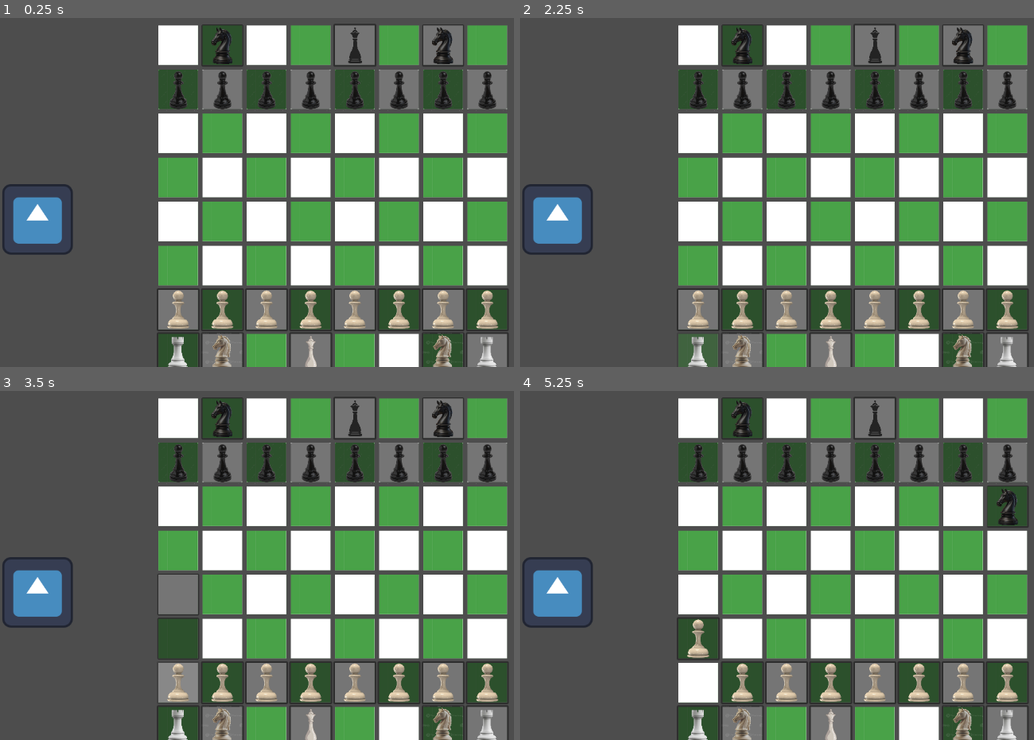
Above: before the commit, frames 1-4 (two rows, left to right).
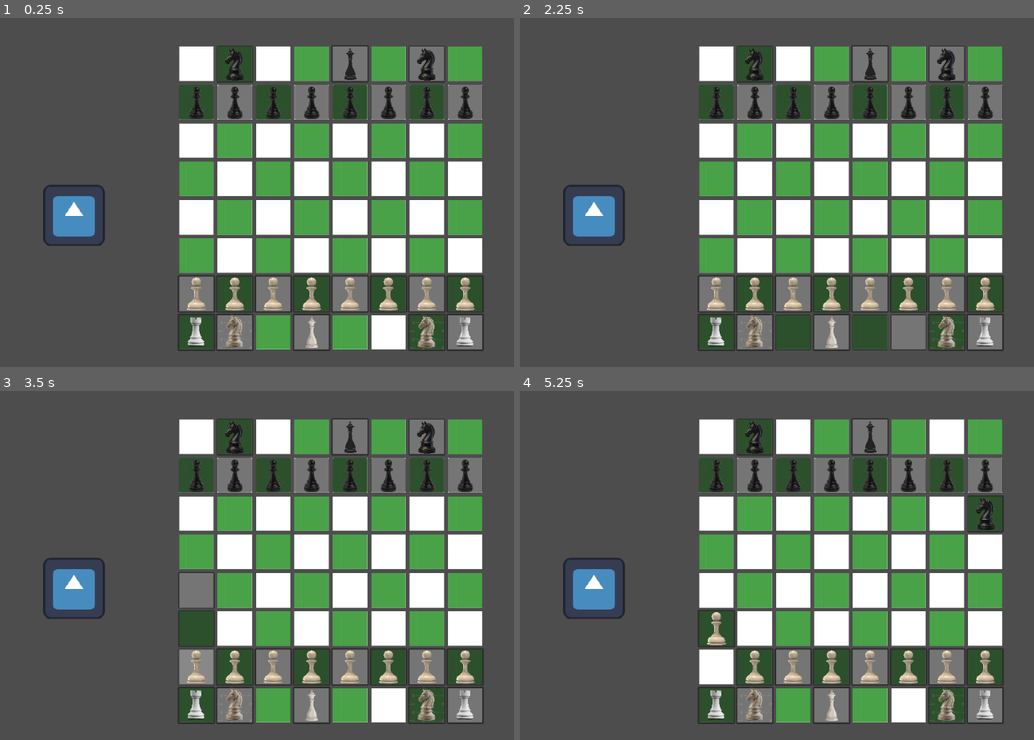
Above: after the commit, the same moments.

Repository: soligso-cpu/Chess-II-The-final-dlc-real-
Game: Godot game, scene res://Scenes/board.tscn
Two runs of this game, one before a commit and one after it. Both use one fixed random seed, a clock stepped at 60 frames per second and the inputs below. The engine's default icon, where the game draws it, is replaced by a stand-in: a white triangle on a blue panel in a dark square.
Inputs (mouse positions are in pixels of both pictures, inside the frame that each line leads up to; where the layout moved, square brackets give the same spot in the first picture):
- Up to frame 1 (0.25 s): no input
- Up to frame 2 (2.25 s): click (741, 353) at 0.52 s; click (833, 332) [828, 353] at 1.25 s; click (699, 353) at 2.02 s
- Up to frame 3 (3.5 s): click (179, 684) at 2.77 s
- Up to frame 4 (5.25 s): click (715, 628) [699, 638] at 3.5 s; click (962, 418) at 4.27 s; click (987, 513) [1008, 506] at 5 s

The runs differ from the first frame. In frame 1, 46% of the frame differs, in the area x 0-99%, y 1-100%; in frame 2, 46%; in frame 3, 46%; in frame 4, 46%.

Commit message:
Zoomed out camera

Diff:
--- a/chess-ii--the-final-dlc/Scenes/board.tscn
+++ b/chess-ii--the-final-dlc/Scenes/board.tscn
@@ -543,6 +543,7 @@
 
 [node name="Camera2D" type="Camera2D" parent="RouletteOrganizer" unique_id=246092672]
 position = Vector2(589, 303)
+zoom = Vector2(0.87, 0.87)
 
 [node name="Roulette" parent="RouletteOrganizer" unique_id=967836847 instance=ExtResource("10_vjsom")]
 visible = false
